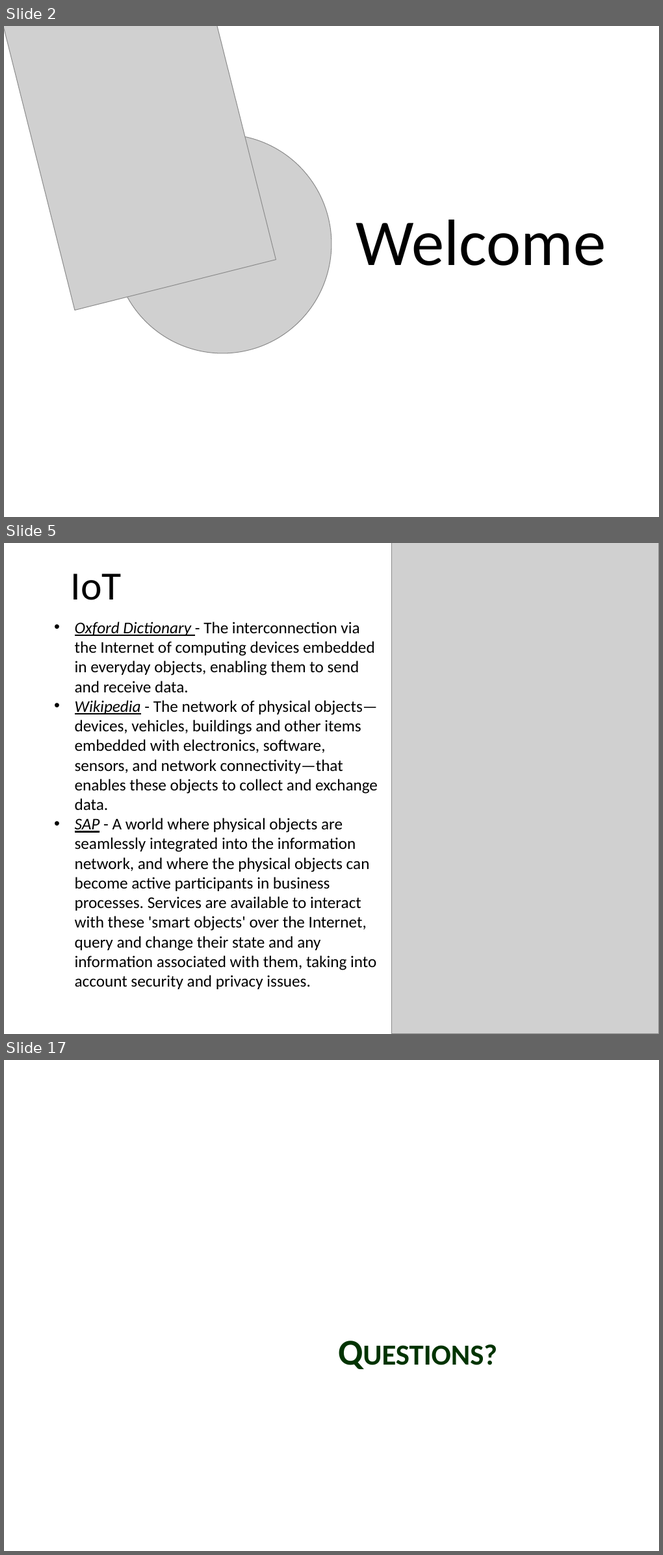
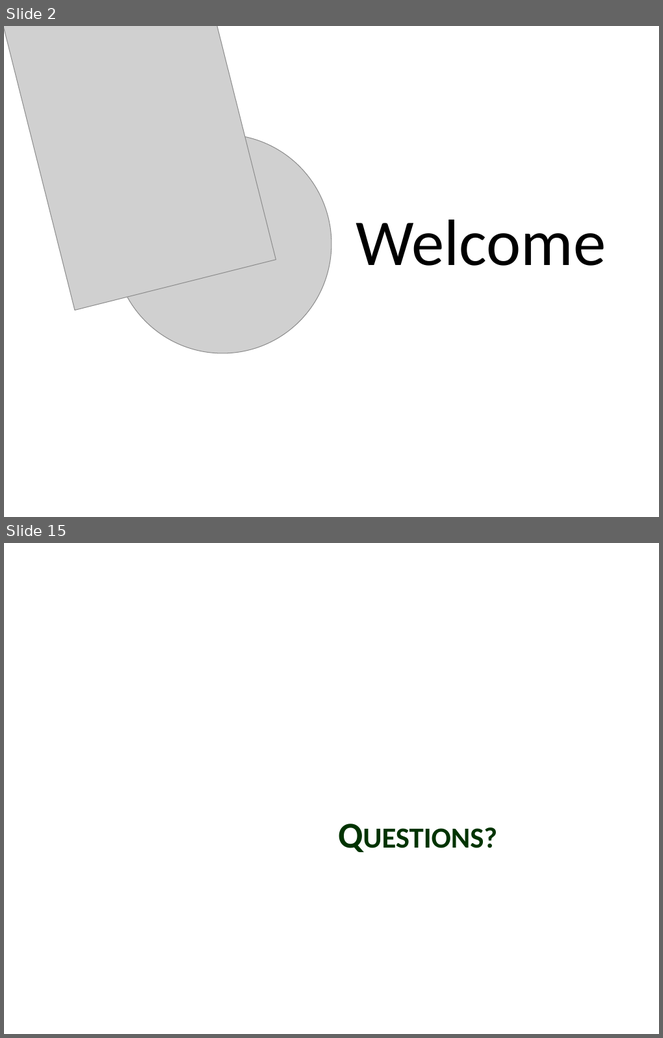
Before and after one commit to GaurG/IoT, a slide deck: IoT.pptx. Shown one above the other, each under a label of ours: slides 2, 5 and 17 before the commit, slides 2 and 15 after it; the slides between them are not shown. The pictures are 663x1555 and 663x1038 pixels, drawn with LibreOffice and Linux fonts; fonts in the diff are those of the drawing; grey boxes stand for pictures; background and template pictures are left out. Boxes give left, top, right and bottom in pixels: in the first picture for what was removed or moved away, otherwise in the second. Text is boxed around its words. In the diff, an @@ line names an element or a change of style, - is before the commit and + after.

```diff
--- a/IoT.pptx
+++ b/IoT.pptx
@@ slide 5 removed at (4,543,659,1034), background picture (left out) @@
@@ picture removed at (392,543,659,1034) @@
@@ title removed at (71,574,122,600) @@
-IoT
@@ text removed at (75,622,378,990) @@
-• Oxford Dictionary - The interconnection via the Internet of computing devices embedded in everyday objects, enabling them to send and receive data.
-• Wikipedia - The network of physical objects—devices, vehicles, buildings and other items embedded with electronics, software, sensors, and network connectivity—that enables these objects to collect and exchange data.
-• SAP - A world where physical objects are seamlessly integrated into the information network, and where the physical objects can become active participants in business processes. Services are available to interact with these 'smart objects' over the Internet, query and change their state and any information associated with them, taking into account security and privacy issues.
@@ what was slide 17 is now slide 15 @@
```
Also in this commit, not shown: 2 slides changed, 11 slides added, 12 other slides removed.
